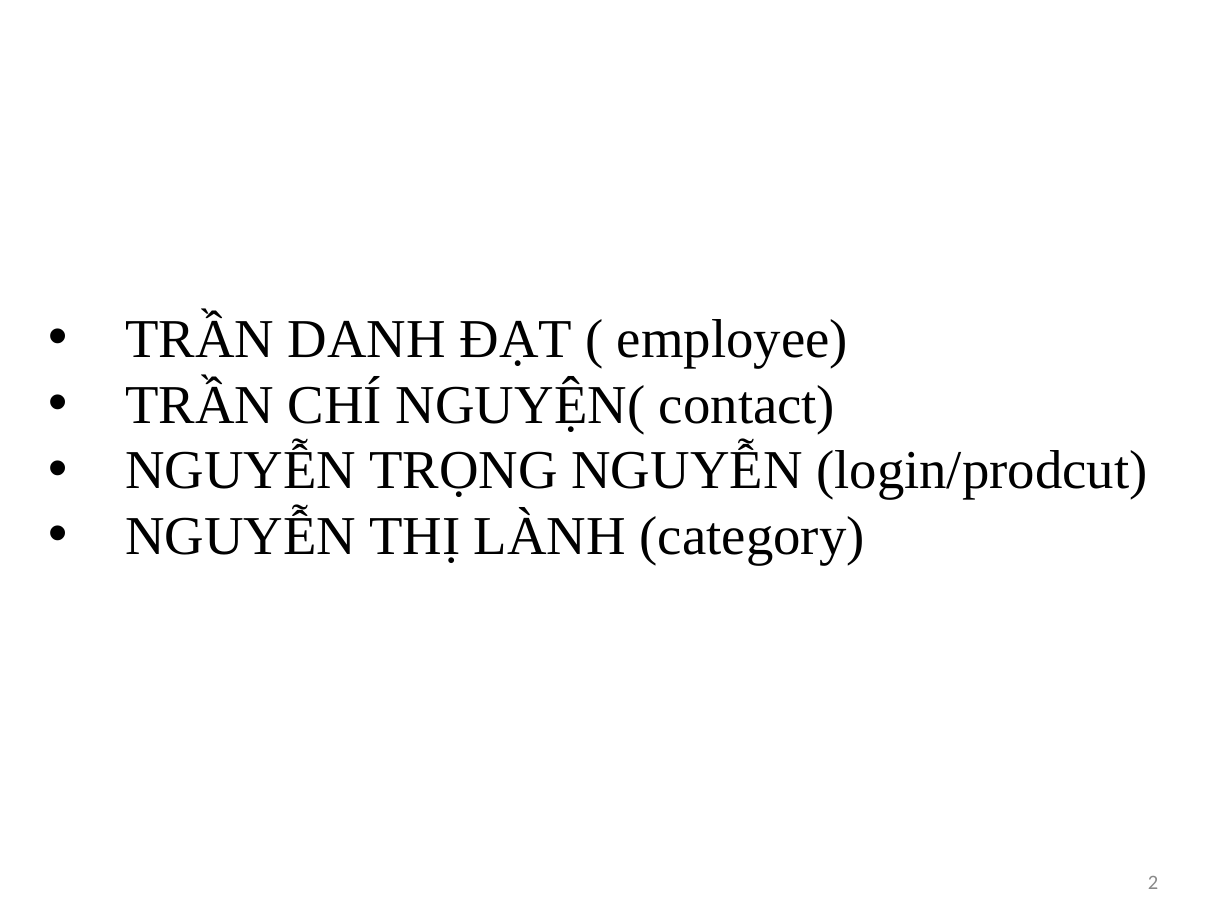
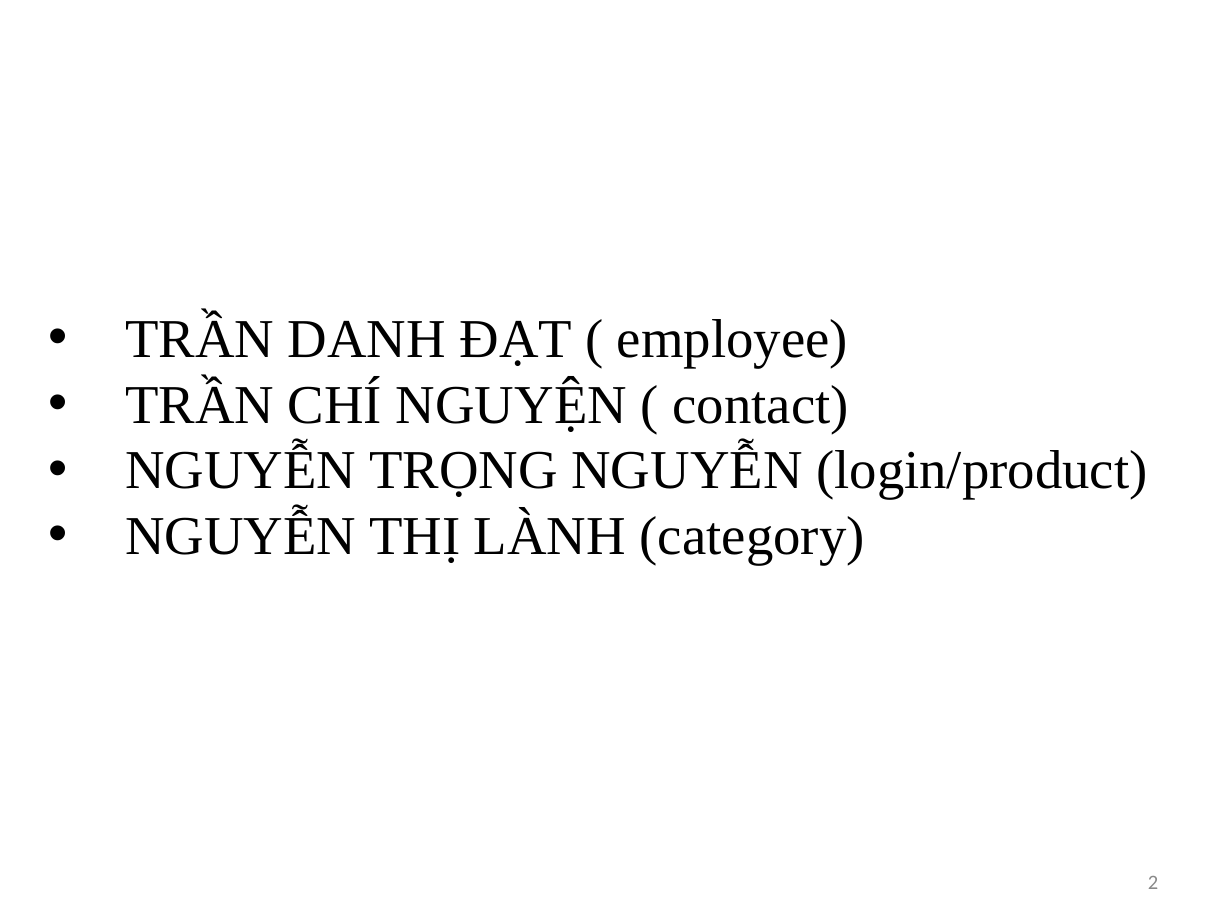
Before and after one commit to ktonguyen/baitapcuoikhoa, a slide deck: slide 2 of BAITHI_NHOM3.pptx. Drawn at 1232x924 pixels with LibreOffice and Linux fonts; fonts in the diff are those of the drawing; background and template pictures are left out. Boxes give left, top, right and bottom in pixels: in the first picture for what was removed or moved away, otherwise in the second. Text is boxed around its words. In the diff, an @@ line names an element or a change of style, - is before the commit and + after.

Commit message:
bai thi nhom 3
Sua loi chinh ta

```diff
--- a/BAITHI_NHOM3.pptx
+++ b/BAITHI_NHOM3.pptx
@@ text at [125, 380, 1147, 499]: text changed @@
-• TRẦN CHÍ NGUYỆN( contact)
-• NGUYỄN TRỌNG NGUYỄN (login/prodcut)
+• TRẦN CHÍ NGUYỆN ( contact)
+• NGUYỄN TRỌNG NGUYỄN (login/product)
```
